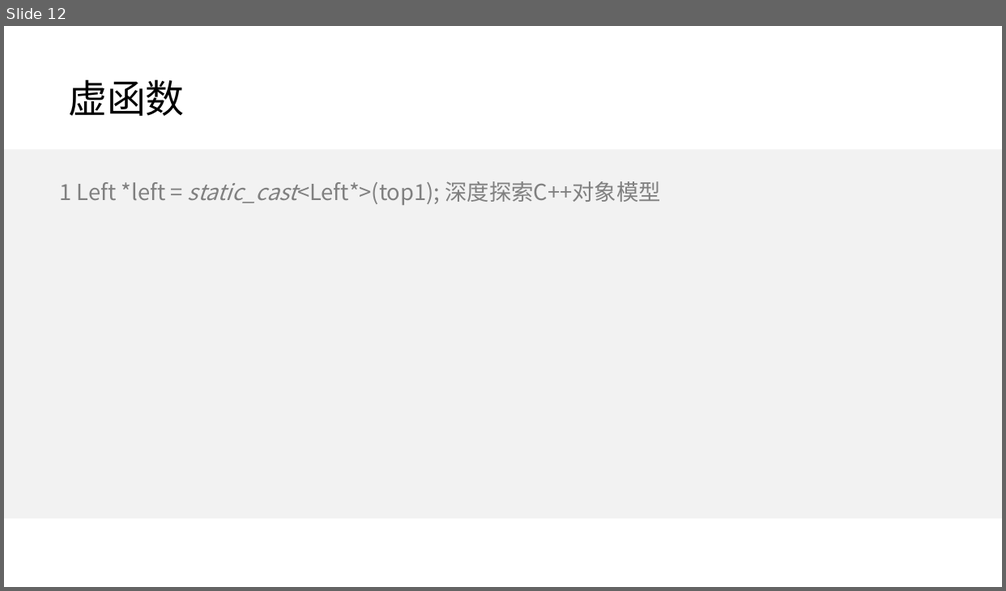
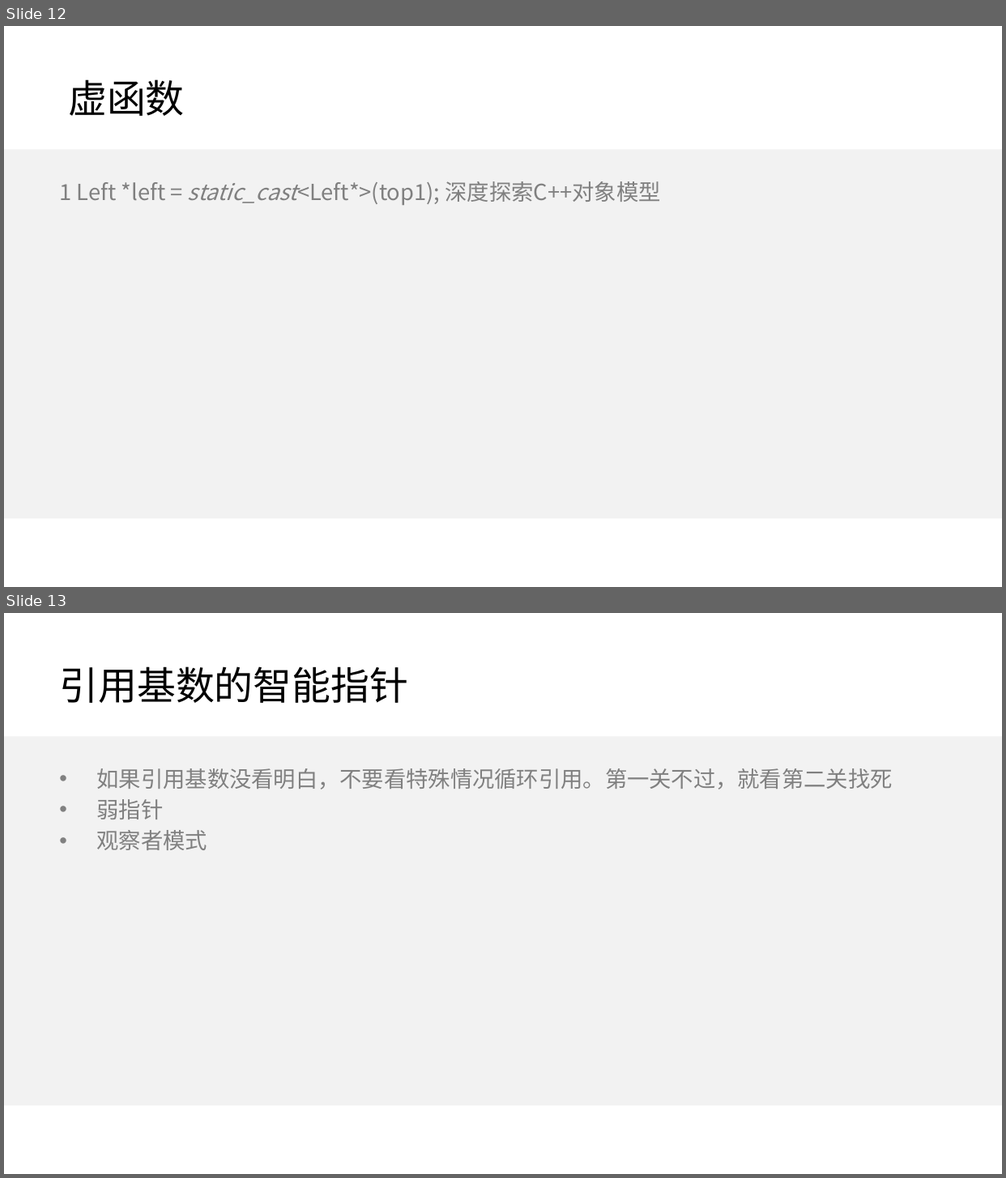
Before and after one commit to wangcy6/weekly, a slide deck: KM/ppt/2019_c++_index.pptx. Shown one above the other, each under a label of ours: slide 12 before the commit, slides 12 and 13 after it. The pictures are 1006x591 and 1006x1178 pixels, drawn with LibreOffice and Linux fonts; fonts in the diff are those of the drawing; background and template pictures are left out. Boxes give left, top, right and bottom in pixels: in the first picture for what was removed or moved away, otherwise in the second. Text is boxed around its words. In the diff, an @@ line names an element or a change of style, - is before the commit and + after.

```diff
--- a/KM/ppt/2019_c++_index.pptx
+++ b/KM/ppt/2019_c++_index.pptx
@@ slide 13 added at [4,613,1002,1174], background #FFFFFF; not listed: 1 template element that a slide beside it also shows @@
@@ title added at [60,666,409,703], 28 pt, text #000000 @@
+引用基数的智能指针
@@ text added at [97,769,893,850], 16 pt, text #808080 @@
+• 如果引用基数没看明白，不要看特殊情况循环引用。第一关不过，就看第二关找死
+• 弱指针
+• 观察者模式
```
Also in this commit, not shown: 1 other file.
